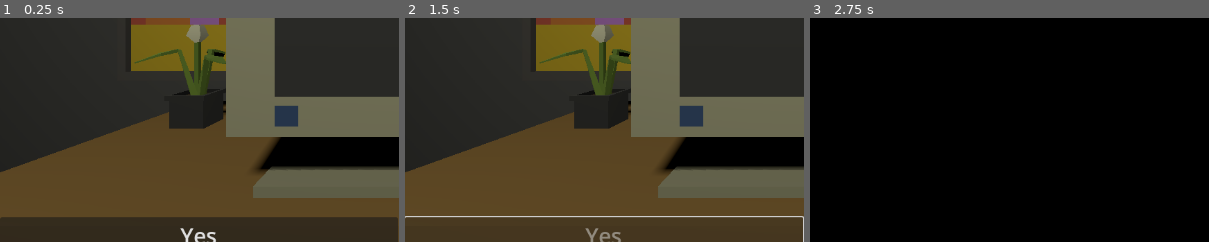
Above: before the commit, frames 1-3 (left to right).
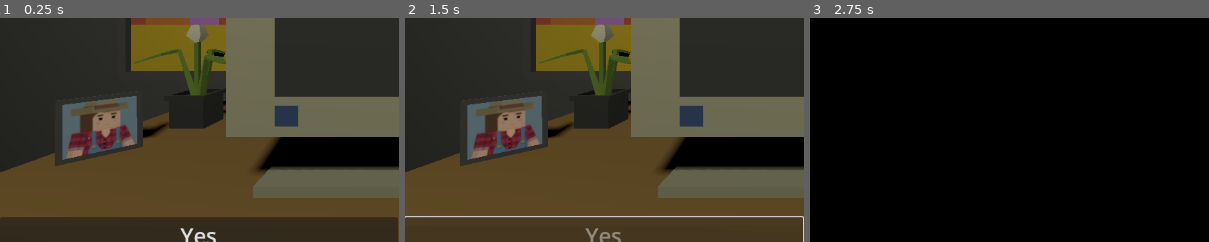
Above: after the commit, the same moments.

Repository: 69ShadesOfPeanut/Practice-Jam-3
Game: Godot game, scene res://Scenes/office.tscn
Same seed, same stepped clock (60 frames per second), same inputs: the game is played once before the commit and once after it.
Inputs:
- Up to frame 1 (0.25 s): no input
- Up to frame 2 (1.5 s): click "Yes" at 0.5 s; tap Enter at 1.25 s
- Up to frame 3 (2.75 s): no input
The pictures show only the part of the screen within x 0-50%, y 47-97%; the shares and areas given below are measured in that part.

The runs differ from the first frame. In frame 1, 5.0% of the frame differs, in the area x 13-43%, y 34-67%; in frame 2, 5.0%; in frame 3, nothing differs.

Commit message:
Photo frame
added a photo frame to the desk

Diff:
--- a/Scenes/office.tscn
+++ b/Scenes/office.tscn
@@ -8,6 +8,7 @@
 [ext_resource type="PackedScene" uid="uid://cqrfvwm8xy86h" path="res://Imports/Plant.glb" id="4_3ll4h"]
 [ext_resource type="PackedScene" uid="uid://2r5u4vjduogk" path="res://Imports/Painting.glb" id="7_5njab"]
 [ext_resource type="Script" path="res://Scripts/Buttons.gd" id="7_u6eov"]
+[ext_resource type="PackedScene" uid="uid://bc7lrpbsumwyc" path="res://Imports/PhotoFrame.glb" id="8_7enif"]
 [ext_resource type="AudioStream" uid="uid://cu2ddvrp81r4r" path="res://Sounds/click.ogg" id="9_a0b7e"]
 [ext_resource type="Texture2D" uid="uid://dfssj4pquqpdn" path="res://Textures/CreepyPainting.png" id="9_ql82j"]
 [ext_resource type="AudioStream" uid="uid://dqmnwkw448xc1" path="res://Sounds/knocking-at-the-door-ii.ogg" id="10_ilr6g"]
@@ -122,6 +123,9 @@
 omni_range = 0.383757
 omni_attenuation = 0.450625
 
+[node name="PhotoFrame" parent="Level/Objects/table" instance=ExtResource("8_7enif")]
+transform = Transform3D(-0.733493, 0, 0.679697, 0, 1, 0, -0.679697, 0, -0.733493, 0.314795, 1.57608, 1.52062)
+
 [node name="Painting" parent="Level/Objects" instance=ExtResource("7_5njab")]
 transform = Transform3D(1, 0, 0, 0, 1, 0, 0, 0, 1, -0.923331, 0.665505, -2.48935)
 
Binary file added: Imports/PhotoFrame.glb
Not shown, added: Imports/PhotoFrame.glb.import
Not shown: 1 places in Scenes/office.tscn that only renumber resources
